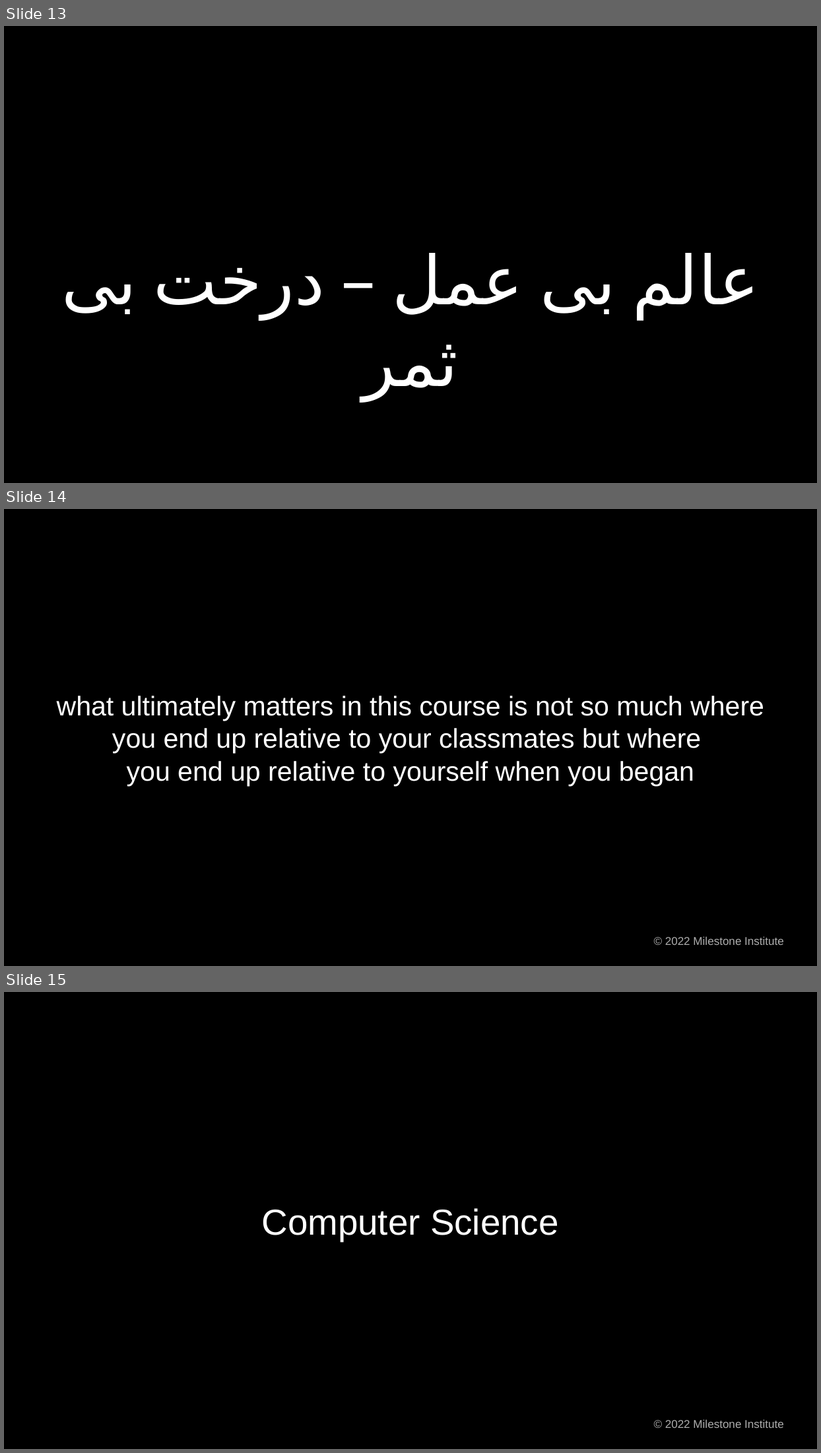
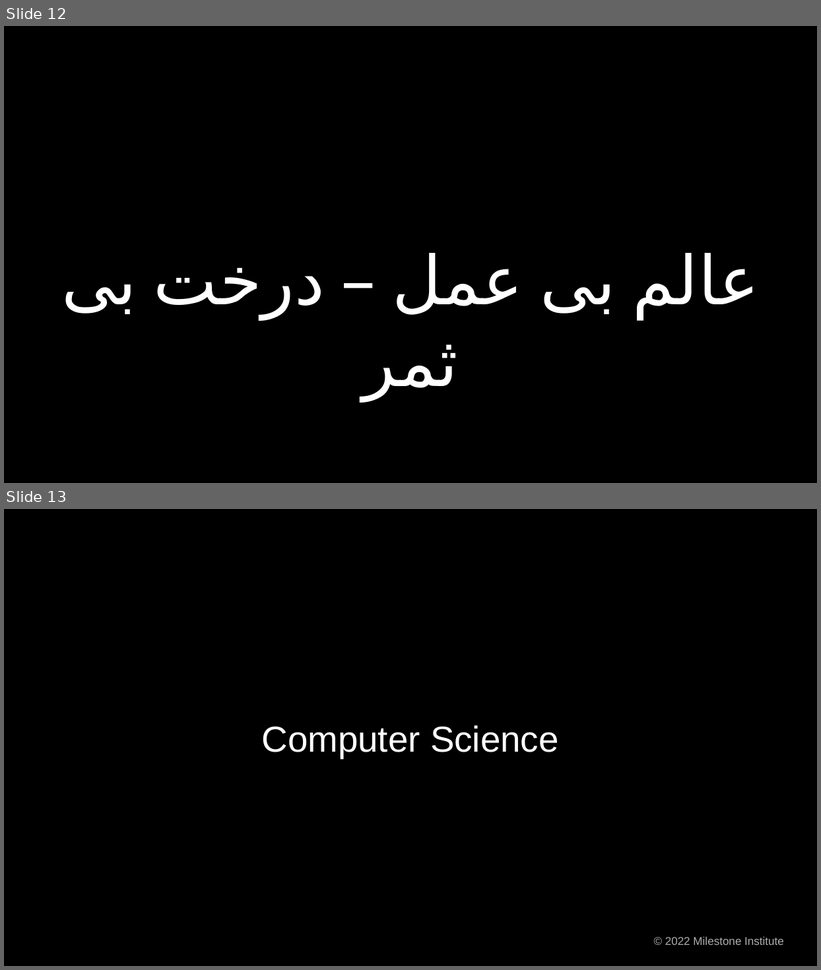
Before and after one commit to sartajd/js101_2, a slide deck: lecture1/lecture 1.pptx. Shown one above the other, each under a label of ours: slides 13, 14 and 15 before the commit, slides 12 and 13 after it. The pictures are 821x1453 and 821x970 pixels, drawn with LibreOffice and Linux fonts; fonts in the diff are those of the drawing. Boxes give left, top, right and bottom in pixels: in the first picture for what was removed or moved away, otherwise in the second. Text is boxed around its words. In the diff, an @@ line names an element or a change of style, - is before the commit and + after.

Commit message:
lecture17 uploaded

```diff
--- a/lecture1/lecture 1.pptx
+++ b/lecture1/lecture 1.pptx
@@ slide 14 removed at (4, 509, 817, 966), background #000000; not listed: 1 template element that a slide beside it also shows @@
@@ title removed at (57, 696, 764, 786) @@
-what ultimately matters in this course is not so much where you end up relative to your classmates but where
-you end up relative to yourself when you began
@@ what was slide 13 is now slide 12 @@
@@ what was slide 15 is now slide 13 @@
```
Also in this commit, not shown: 9 slides changed, 4 slides added, 12 other slides removed, 33 other files.
